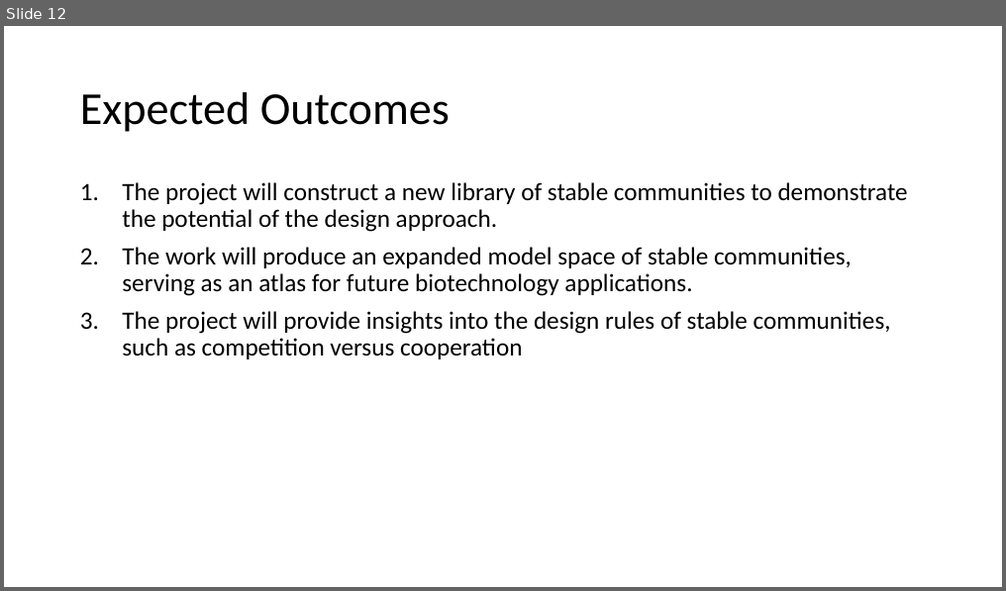
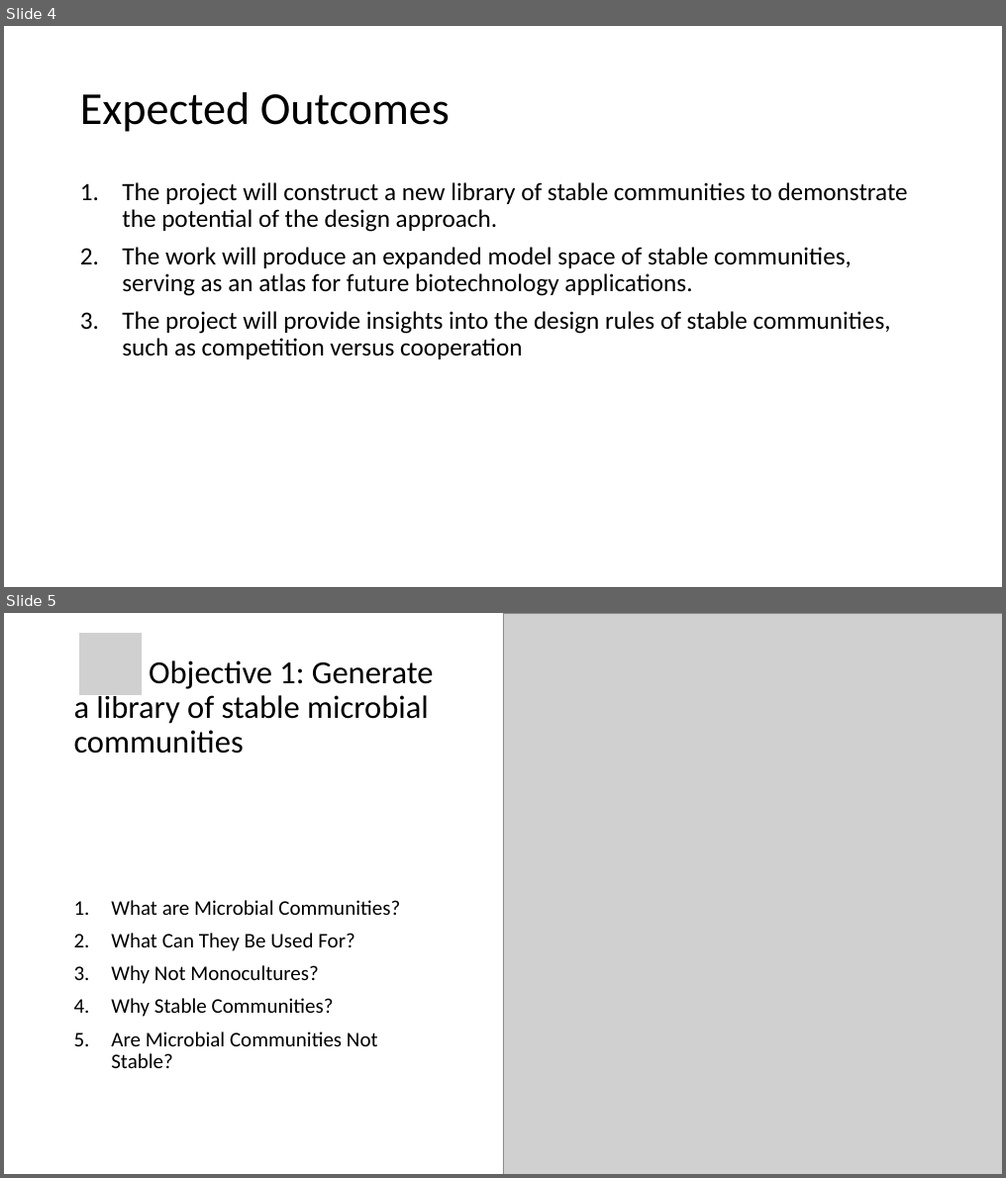
Before and after one commit to Fontanapink/GPs, a slide deck: GPRCommunities.pptx. Shown one above the other, each under a label of ours: slide 12 before the commit, slides 4 and 5 after it. The pictures are 1006x591 and 1006x1178 pixels, drawn with LibreOffice and Linux fonts; fonts in the diff are those of the drawing; grey boxes stand for pictures. Boxes give left, top, right and bottom in pixels: in the first picture for what was removed or moved away, otherwise in the second. Text is boxed around its words. In the diff, an @@ line names an element or a change of style, - is before the commit and + after.

Commit message:
Added correlation images for GPR (instead of VGP) Updated our powerpoint presentation

```diff
--- a/GPRCommunities.pptx
+++ b/GPRCommunities.pptx
@@ slide 5 added at (4,613,1002,1174), background #FFFFFF @@
@@ rectangle added at (4,613,702,800), fill #FFFFFF @@
@@ picture added at (79,633,143,696) @@
@@ picture added at (503,613,1002,1174) @@
@@ title added at (74,661,434,754), 31 pt, text #000000 @@
+Objective 1: Generate a library of stable microbial communities
@@ text added at (111,900,400,1068), 20 pt, text #000000 @@
+1. What are Microbial Communities?
+2. What Can They Be Used For?
+3. Why Not Monocultures?
+4. Why Stable Communities?
+5. Are Microbial Communities Not Stable?
@@ what was slide 12 is now slide 4 @@
```
Also in this commit, not shown: 10 slides changed, 6 other slides added, 1 slide removed, 3 other files.
